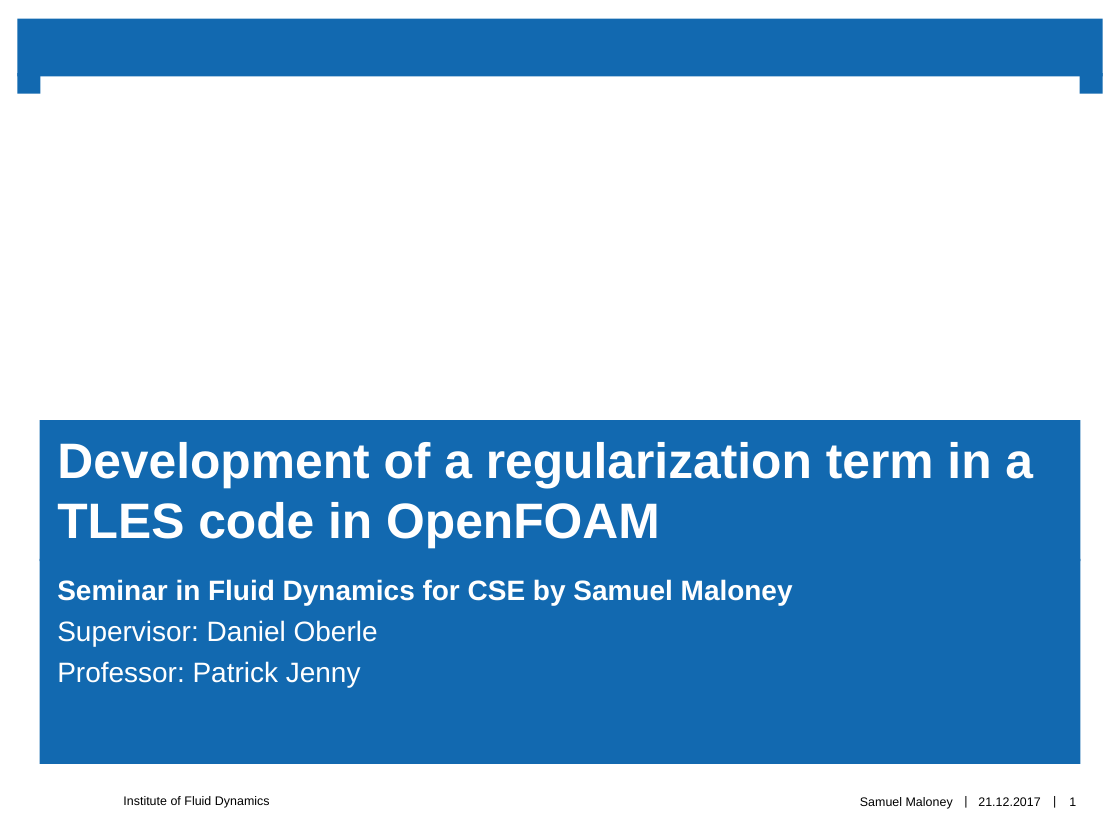
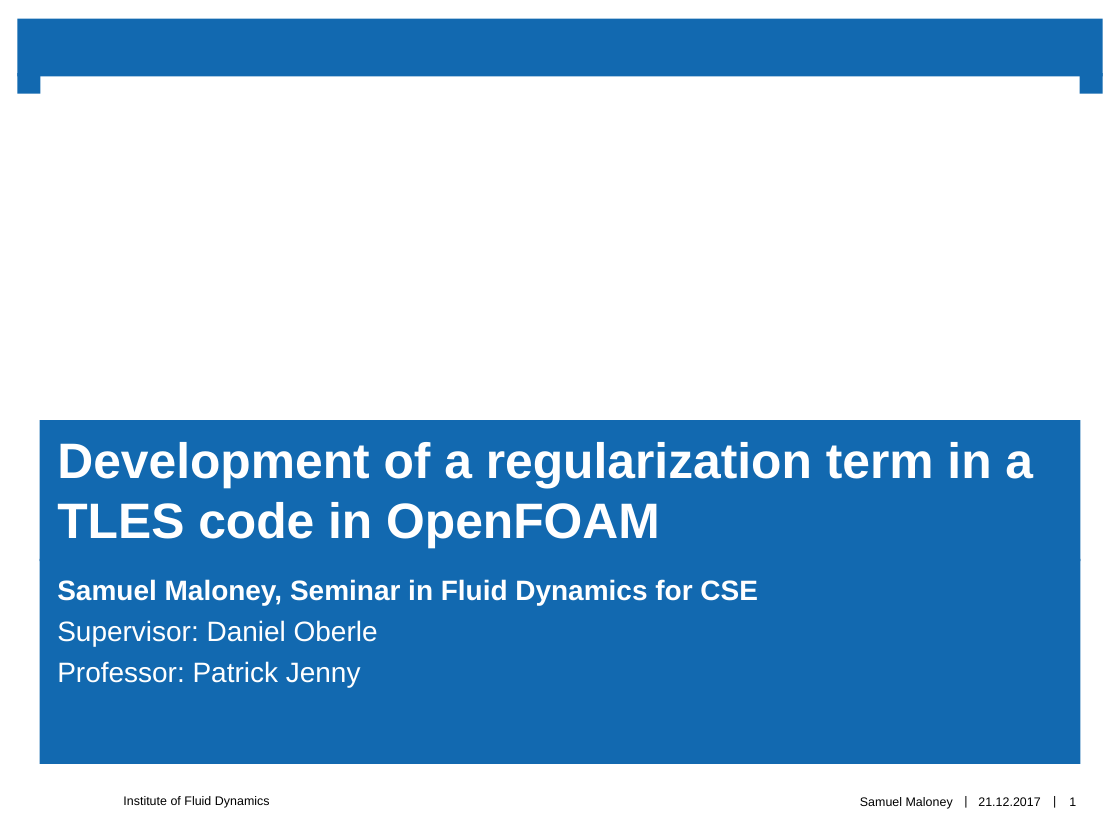
Before and after one commit to sam-maloney/msc_seminar, a slide deck: slide 1 of Presentation/maloneys_HS2017.pptx. Drawn at 1120x840 pixels with LibreOffice and Linux fonts; fonts in the diff are those of the drawing; background and template pictures are left out. Boxes give left, top, right and bottom in pixels: in the first picture for what was removed or moved away, otherwise in the second. Text is boxed around its words. In the diff, an @@ line names an element or a change of style, - is before the commit and + after.

```diff
--- a/Presentation/maloneys_HS2017.pptx
+++ b/Presentation/maloneys_HS2017.pptx
@@ subtitle at <box>57,579,758,605</box>: text changed @@
-Seminar in Fluid Dynamics for CSE by Samuel Maloney
+Samuel Maloney, Seminar in Fluid Dynamics for CSE
```
Also in this commit, not shown: 8 slides added, 30 other files.
